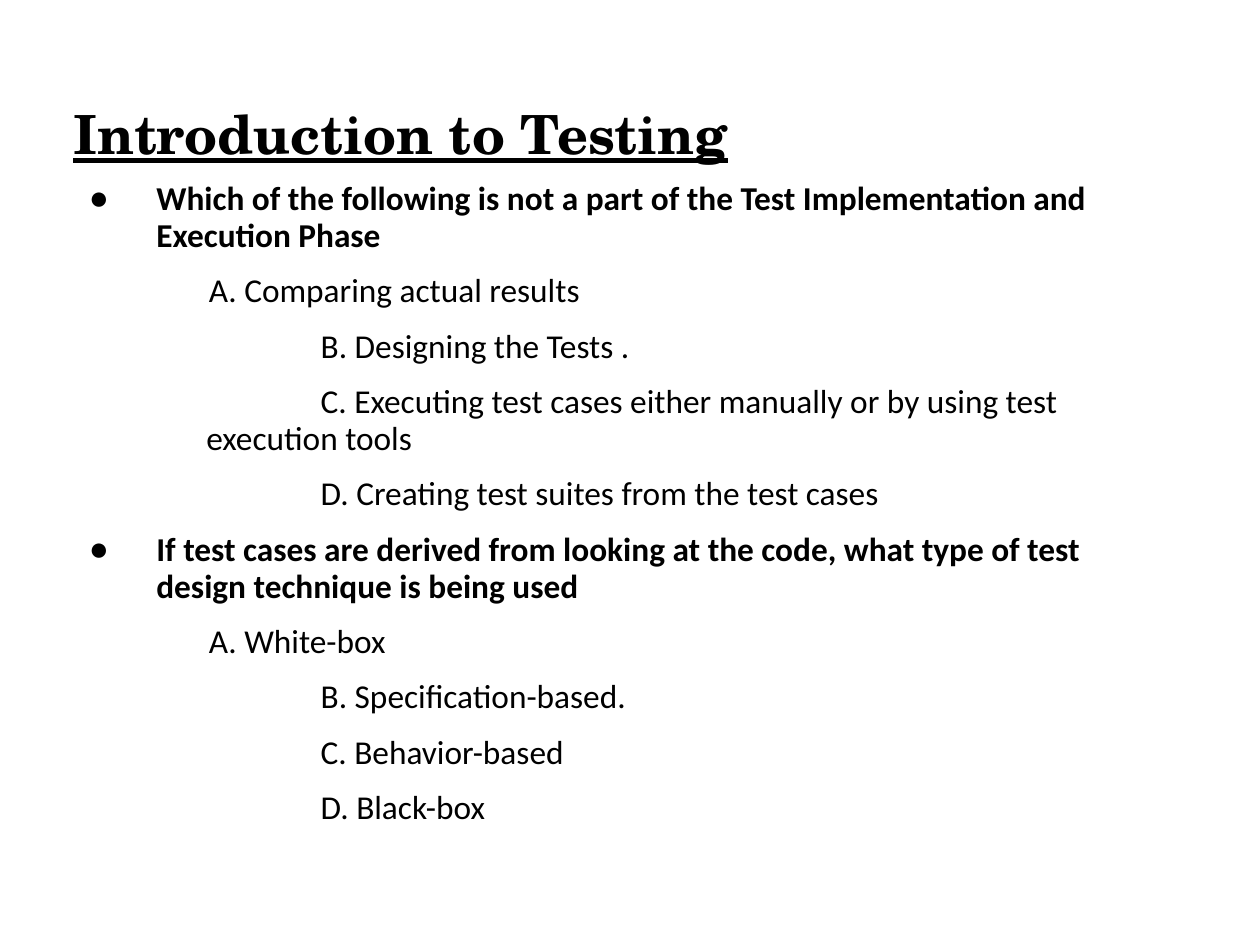
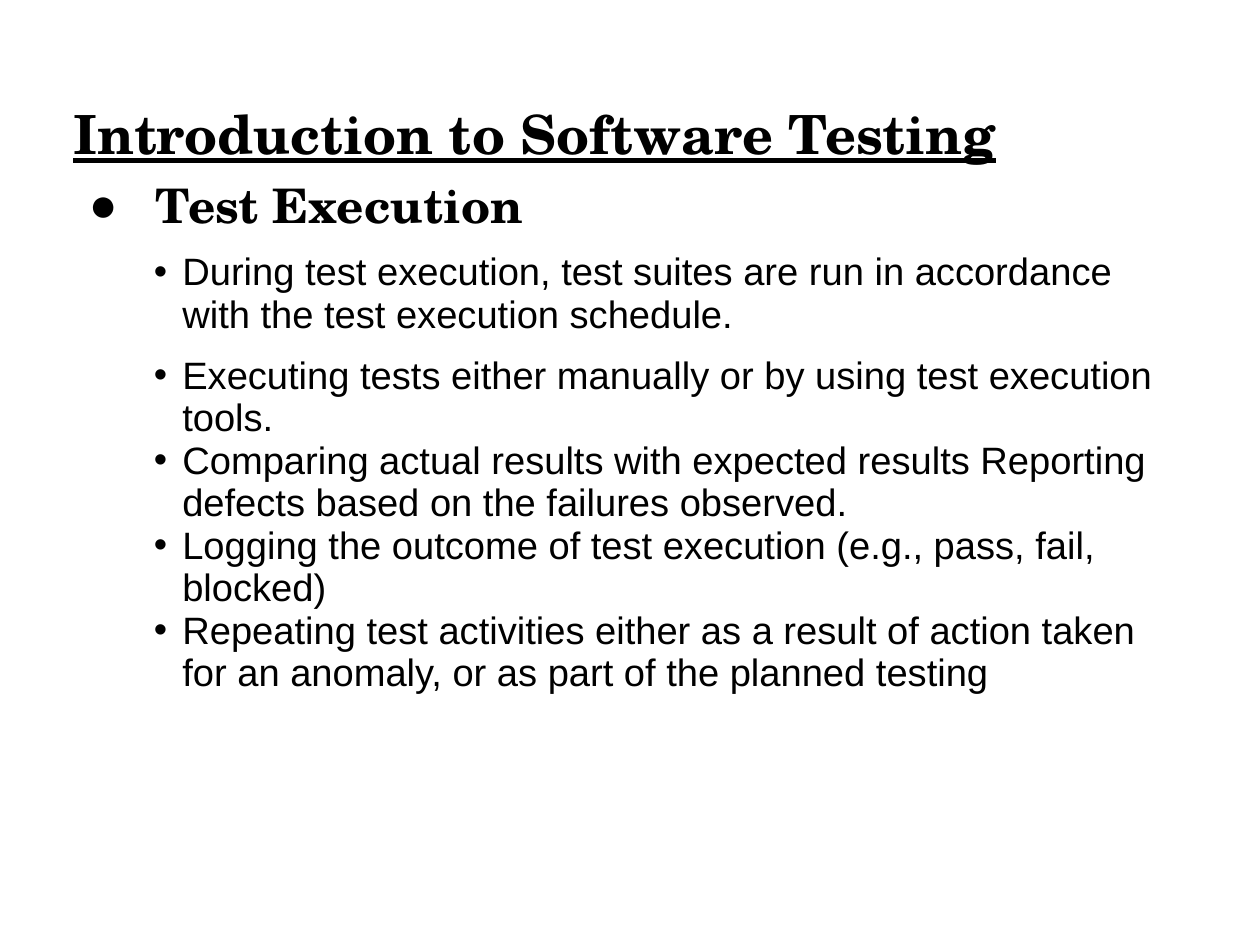
Before and after one commit to vprem99/Framework, a slide deck: slide 37 of Module1.ppt (slide 33 before the commit). Drawn at 1260x945 pixels with LibreOffice and Linux fonts; fonts in the diff are those of the drawing. Boxes give left, top, right and bottom in pixels: in the first picture for what was removed or moved away, otherwise in the second. Text is boxed around its words. In the diff, an @@ line names an element or a change of style, - is before the commit and + after.

```diff
--- a/Module1.ppt
+++ b/Module1.ppt
@@ text at (73,114,996,165): text changed @@
-Introduction to Testing
+Introduction to Software Testing
@@ text at (156,188,1152,694): text changed; size 21 to 24 pt; font Calibri to Arial @@
-  ● Which of the following is not a part of the Test Implementation and Execution Phase
-  A. Comparing actual results
-    B. Designing the Tests .
-    C. Executing test cases either manually or by using test execution tools
-    D. Creating test suites from the test cases
-  ● If test cases are derived from looking at the code, what type of test design technique is being used
-  A. White-box
-    B. Specification-based.
-    C. Behavior-based
-    D. Black-box
+  ● Test Execution
+    • During test execution, test suites are run in accordance with the test execution schedule.
+    • Executing tests either manually or by using test execution tools.
+    • Comparing actual results with expected results Reporting defects based on the failures observed.
+    • Logging the outcome of test execution (e.g., pass, fail, blocked)
+    • Repeating test activities either as a result of action taken for an anomaly, or as part of the planned testing
```
Also in this commit, not shown: 31 other slides changed, 14 slides added.
